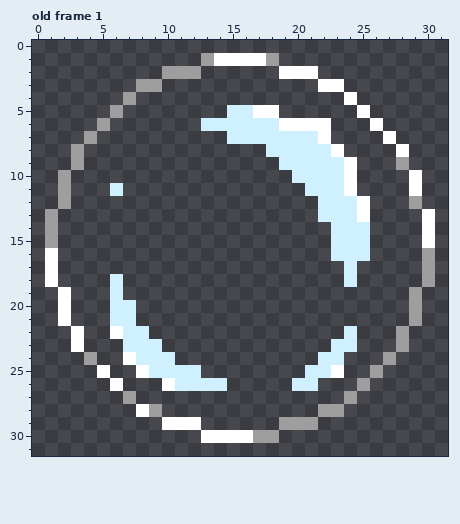
Two versions of one pixel-art file, 资源/ui_32.aseprite. Above, as it was before the edit.
32x32 pixels, 1 frame. Shown: old frame 1.
Once edited:
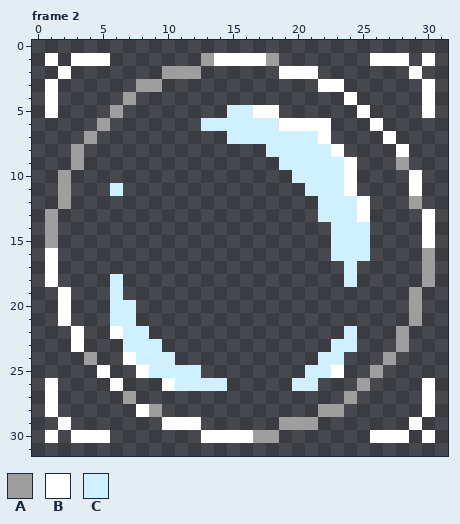
Palette (. is transparent): A #9e9e9e  B #ffffff  C #cef0ff
A new or re-ordered frame is compared with the old frame closest to it.
From old to new:
{"change": "frames 1 -> 2"}
{"where": "frame 2 is new; against old frame 1, layer \"paopao\""}
{"frame":2,"y":1,"x":1,"old":".","new":"B"}
{"frame":2,"y":1,"x":3,"old":"...","new":"BBB"}
{"frame":2,"y":1,"x":26,"old":"...","new":"BBB"}
{"frame":2,"y":1,"x":30,"old":".","new":"B"}
{"frame":2,"y":2,"x":2,"old":".","new":"B"}
{"frame":2,"y":2,"x":29,"old":".","new":"B"}
{"frame":2,"y":3,"x":1,"old":".","new":"B"}
{"frame":2,"y":3,"x":30,"old":".","new":"B"}
{"frame":2,"y":4,"x":1,"old":".","new":"B"}
{"frame":2,"y":4,"x":30,"old":".","new":"B"}
{"frame":2,"y":5,"x":1,"old":".","new":"B"}
{"frame":2,"y":5,"x":30,"old":".","new":"B"}
{"frame":2,"y":26,"x":1,"old":".","new":"B"}
{"frame":2,"y":26,"x":30,"old":".","new":"B"}
{"frame":2,"y":27,"x":1,"old":".","new":"B"}
{"frame":2,"y":27,"x":30,"old":".","new":"B"}
{"frame":2,"y":28,"x":1,"old":".","new":"B"}
{"frame":2,"y":28,"x":30,"old":".","new":"B"}
{"frame":2,"y":29,"x":2,"old":".","new":"B"}
{"frame":2,"y":29,"x":29,"old":".","new":"B"}
{"frame":2,"y":30,"x":1,"old":".","new":"B"}
{"frame":2,"y":30,"x":3,"old":"...","new":"BBB"}
{"frame":2,"y":30,"x":26,"old":"...","new":"BBB"}
{"frame":2,"y":30,"x":30,"old":".","new":"B"}
{"label":"added","picture_box":[45,53,110,118]}
{"label":"added","picture_box":[370,53,435,118]}
{"label":"added","picture_box":[45,378,110,443]}
{"label":"added","picture_box":[370,378,435,443]}
